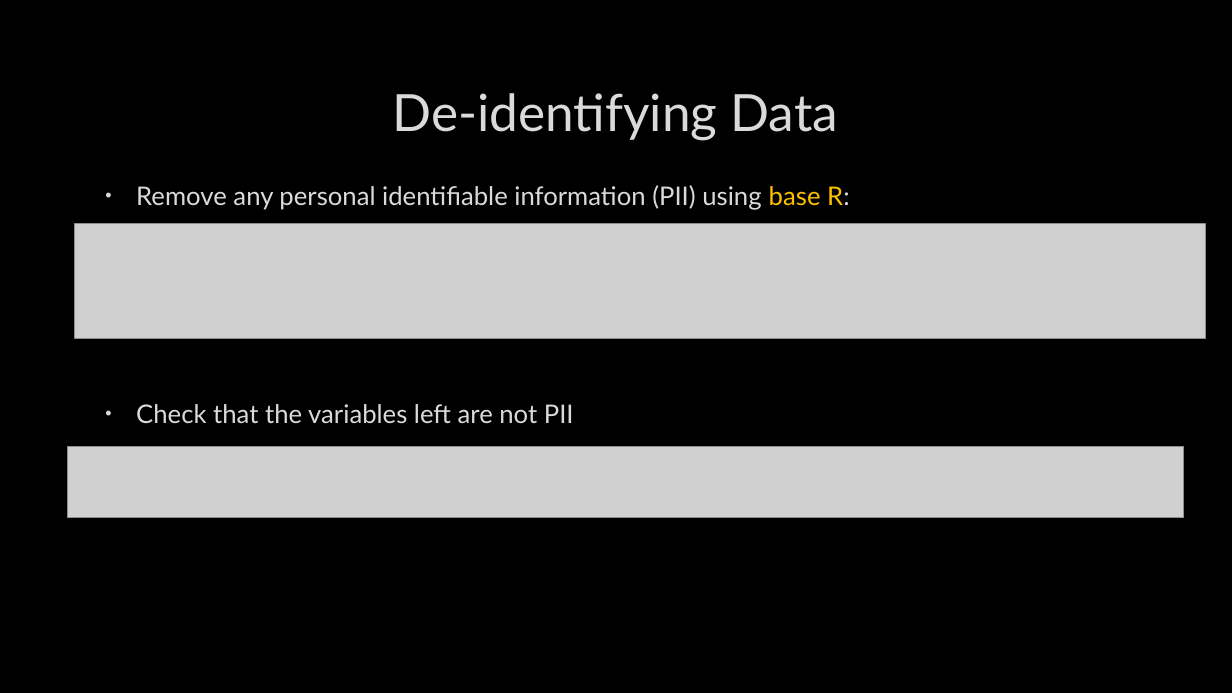
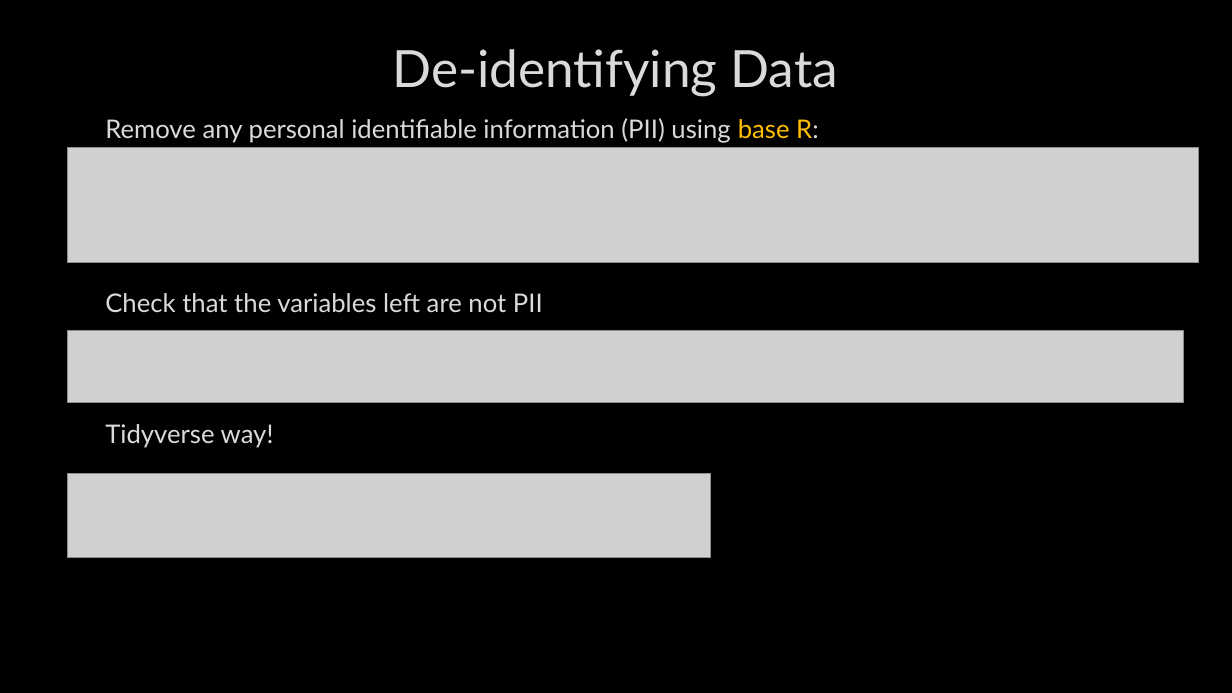
Before and after one commit to CharlotteLoobyRTI/IFDTC23, a slide deck: slide 27 of IFDTC_presentation_RTech.pptx (slide 25 before the commit). Drawn at 1232x693 pixels with LibreOffice and Linux fonts; fonts in the diff are those of the drawing; grey boxes stand for pictures; background and template pictures are left out. Boxes give left, top, right and bottom in pixels: in the first picture for what was removed or moved away, otherwise in the second. Text is boxed around its words. In the diff, an @@ line names an element or a change of style, - is before the commit and + after.

```diff
--- a/IFDTC_presentation_RTech.pptx
+++ b/IFDTC_presentation_RTech.pptx
@@ title "De-identifying Data": place and size @@
-title "De-identifying Data" at [393, 93, 838, 140]
+title "De-identifying Data" at [393, 49, 838, 97]
@@ text "Remove any personal identifiable information ...": place and size @@
-text "Remove any personal identifiable information ..." at [136, 185, 850, 423]
+text "Remove any personal identifiable information ..." at [105, 118, 819, 448]
@@ text at [105, 118, 819, 312]: bullet • to none @@
@@ picture: place and size @@
-picture at [75, 224, 1206, 339]
+picture at [67, 148, 1199, 263]
@@ picture: place and size @@
-picture at [67, 446, 1184, 518]
+picture at [67, 331, 1184, 403]
@@ text at [105, 424, 274, 448]: paragraph added @@
+Tidyverse way!
@@ picture added at [67, 473, 711, 558] @@
```
Also in this commit, not shown: 14 other slides changed, 2 slides added.
